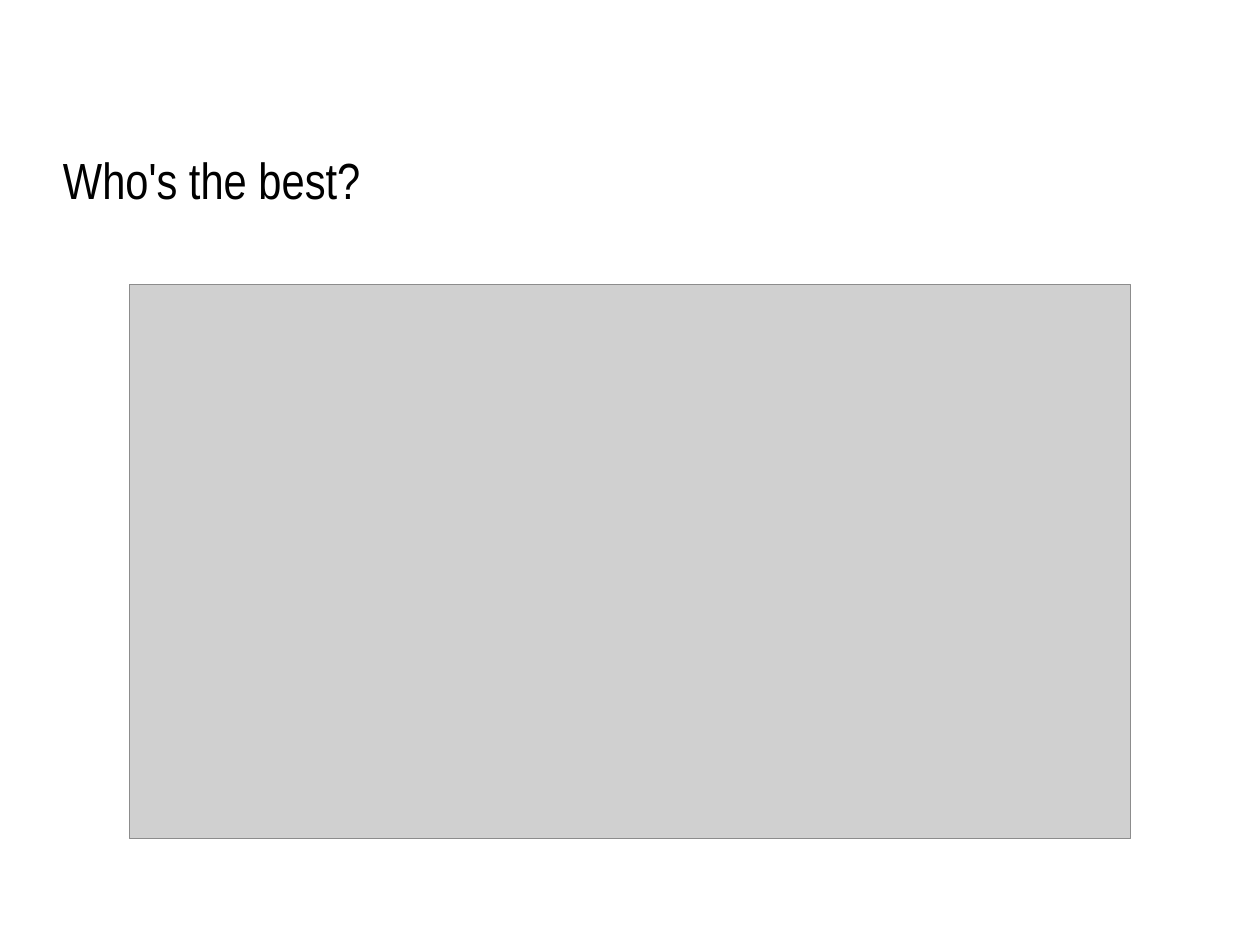
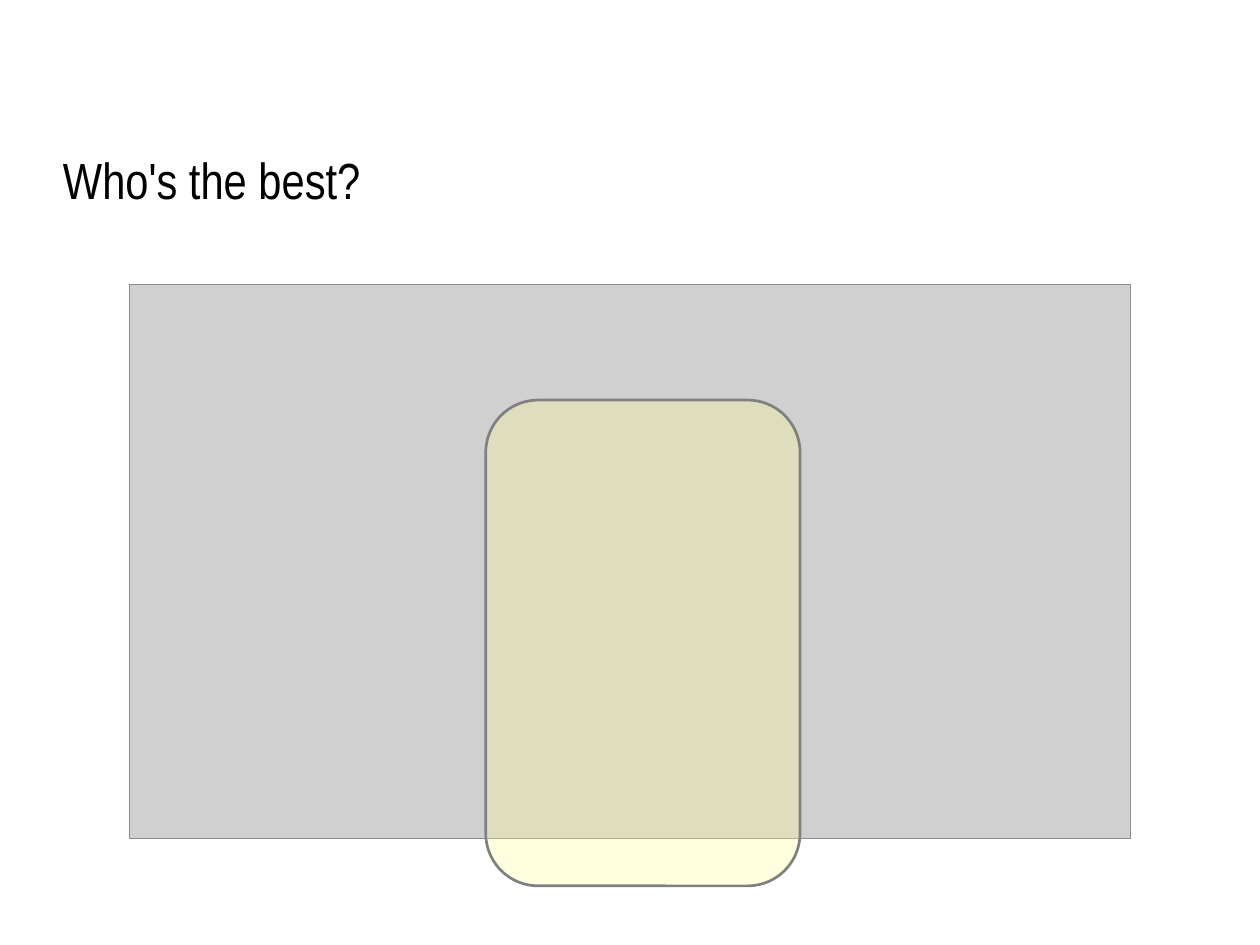
Before and after one commit to geneura/papers, a slide deck: slide 12 of 2013/ECTA-IJCCI_2013/lcor-ijcci-2013.odp (slide 9 before the commit). Drawn at 1260x945 pixels with LibreOffice and Linux fonts; fonts in the diff are those of the drawing; grey boxes stand for pictures; background and template pictures are left out. Boxes give left, top, right and bottom in pixels: in the first picture for what was removed or moved away, otherwise in the second. Text is boxed around its words. In the diff, an @@ line names an element or a change of style, - is before the commit and + after.

```diff
--- a/2013/ECTA-IJCCI_2013/lcor-ijcci-2013.odp
+++ b/2013/ECTA-IJCCI_2013/lcor-ijcci-2013.odp
@@ freeform shape added at <box>486,400,800,886</box>, fill #FFFF99 at 30% opacity, outline #808080 1.7 pt @@
```
Also in this commit, not shown: 2 other slides changed, 3 slides added.
